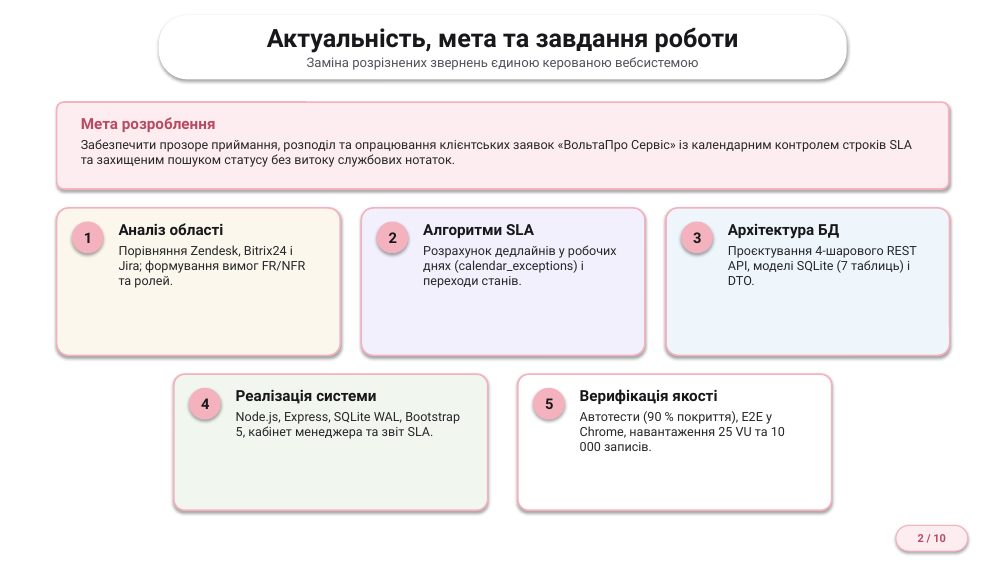
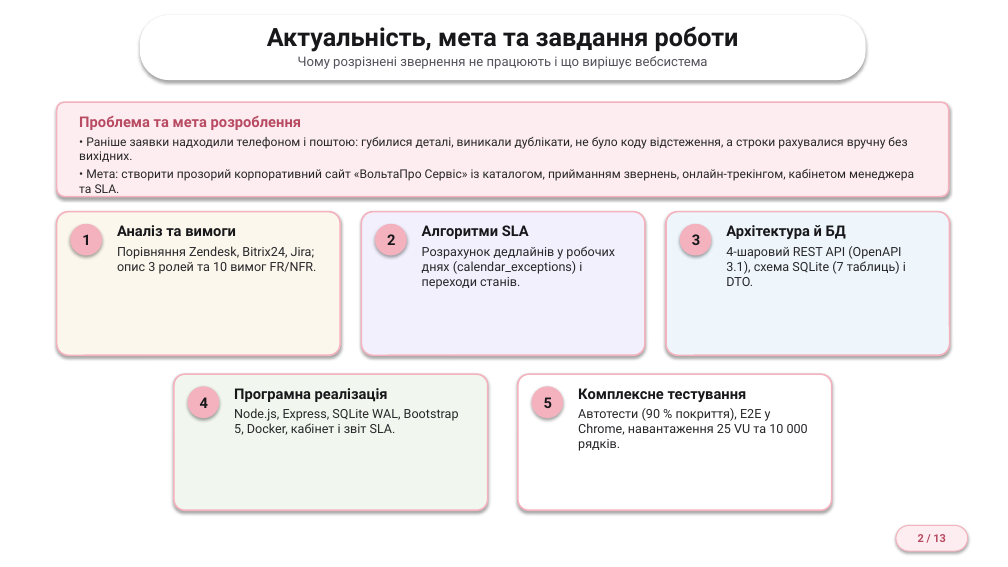
Before and after one commit to Zhyhan245/voltapro-service-inquiries, a slide deck: slide 2 of docs/Презентація_Жиган_Д_О_АІ-245.pptx. Drawn at 1008x567 pixels with LibreOffice and Linux fonts; fonts in the diff are those of the drawing; background and template pictures are left out. Boxes give left, top, right and bottom in pixels: in the first picture for what was removed or moved away, otherwise in the second. Text is boxed around its words. In the diff, an @@ line names an element or a change of style, - is before the commit and + after.

```diff
--- a/docs/Презентація_Жиган_Д_О_АІ-245.pptx
+++ b/docs/Презентація_Жиган_Д_О_АІ-245.pptx
@@ rounded rectangle: place and size @@
-rounded rectangle at [159,15,847,79]
+rounded rectangle at [140,15,866,80]
@@ text at [298,56,708,69]: text changed @@
-Заміна розрізнених звернень єдиною керованою вебсистемою
+Чому розрізнені звернення не працюють і що вирішує вебсистема
@@ rounded rectangle: place and size @@
-rounded rectangle at [57,102,949,189]
+rounded rectangle at [57,102,949,197]
@@ text at [79,116,914,197]: text changed; size 12 to 11.5 pt @@
-Мета розроблення
-Забезпечити прозоре приймання, розподіл та опрацювання клієнтських заявок «ВольтаПро Сервіс» із календарним контролем строків SLA та захищеним пошуком статусу без витоку службових нотаток.
+Проблема та мета розроблення
+• Раніше заявки надходили телефоном і поштою: губилися деталі, виникали дублікати, не було коду відстеження, а строки рахувалися вручну без вихідних.
+• Мета: створити прозорий корпоративний сайт «ВольтаПро Сервіс» із каталогом, прийманням звернень, онлайн-трекінгом, кабінетом менеджера та SLA.
@@ rounded rectangle: place and size @@
-rounded rectangle at [57,208,340,355]
+rounded rectangle at [57,212,340,355]
@@ text at [117,225,317,274]: text changed @@
-Аналіз області
-Порівняння Zendesk, Bitrix24 і Jira; формування вимог FR/NFR та ролей.
+Аналіз та вимоги
+Порівняння Zendesk, Bitrix24, Jira; опис 3 ролей та 10 вимог FR/NFR.
@@ rounded rectangle: place and size @@
-rounded rectangle at [361,208,645,355]
+rounded rectangle at [361,212,645,355]
@@ text "Алгоритми SLA" at [422,225,615,289]: size 14.5 to 14 pt in "Алгоритми SLA" @@
@@ rounded rectangle: place and size @@
-rounded rectangle at [666,208,950,355]
+rounded rectangle at [666,212,950,355]
@@ text at [726,225,906,286]: text changed @@
-Архітектура БД
-Проєктування 4-шарового REST API, моделі SQLite (7 таблиць) і DTO.
+Архітектура й БД
+4-шаровий REST API (OpenAPI 3.1), схема SQLite (7 таблиць) і DTO.
@@ text at [234,388,459,435]: text changed @@
-Реалізація системи
-Node.js, Express, SQLite WAL, Bootstrap 5, кабінет менеджера та звіт SLA.
+Програмна реалізація
+Node.js, Express, SQLite WAL, Bootstrap 5, Docker, кабінет і звіт SLA.
@@ text at [578,388,808,451]: text changed @@
-Верифікація якості
-Автотести (90 % покриття), E2E у Chrome, навантаження 25 VU та 10 000 записів.
+Комплексне тестування
+Автотести (90 % покриття), E2E у Chrome, навантаження 25 VU та 10 000 рядків.
```
Also in this commit, not shown: 5 other slides changed, 6 slides added, 3 slides removed.
